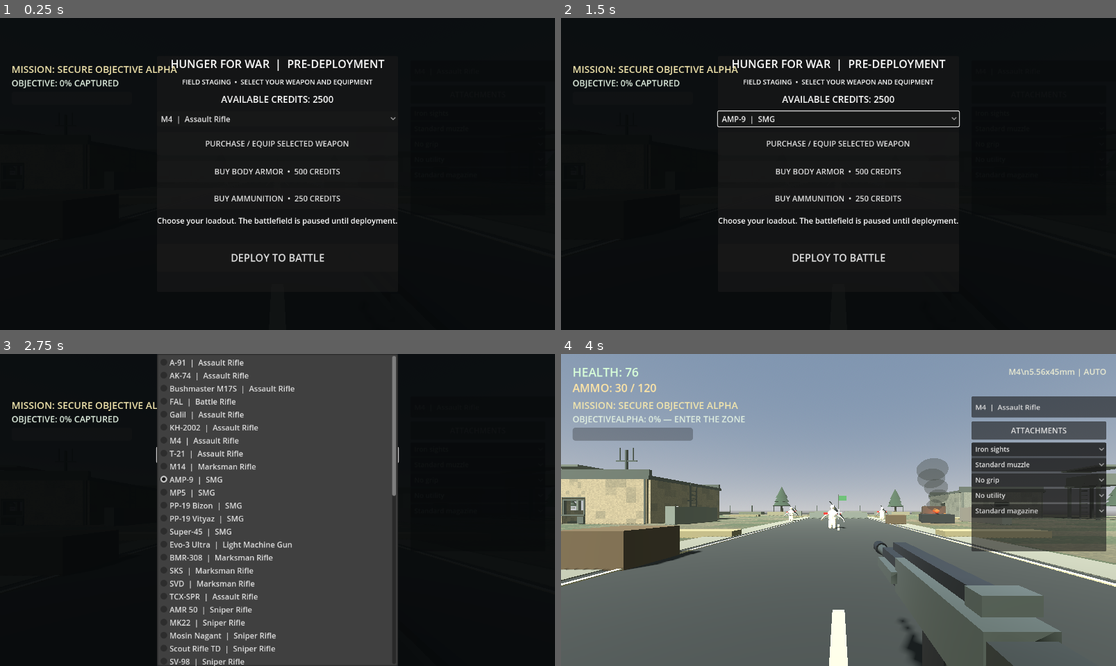
Above: before the commit, frames 1-4 (two rows, left to right).
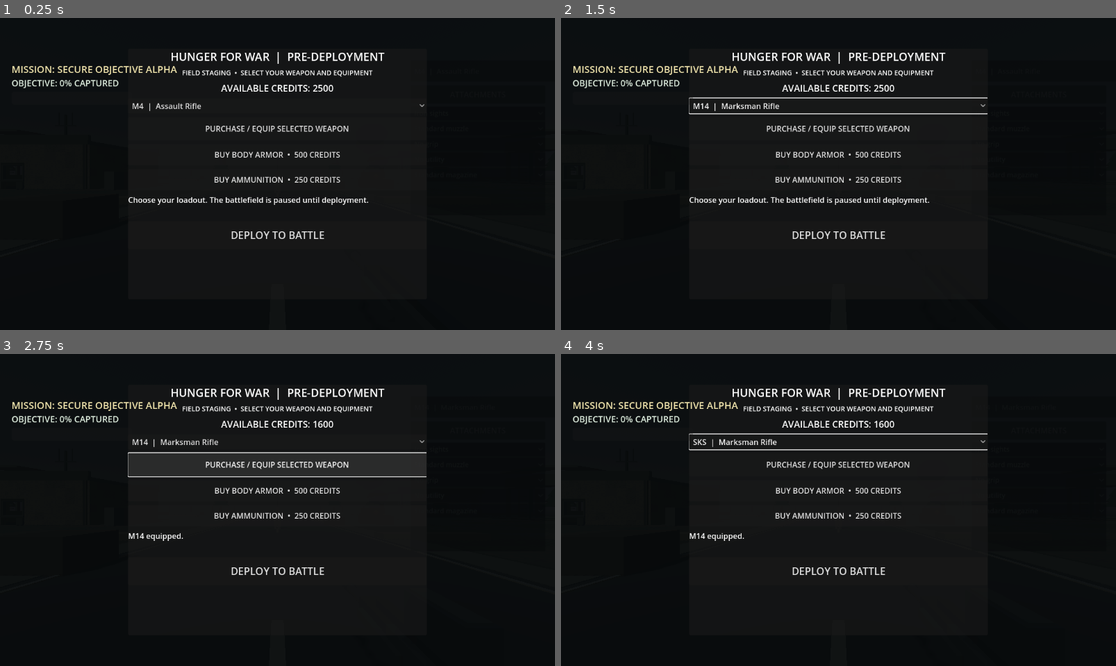
Above: after the commit, the same moments.

Repository: leefortine86-eng/Hunger-For-War
Game: Godot game, scene res://scenes/main.tscn
Two runs of this game, one before a commit and one after it. Both use one fixed random seed, a clock stepped at 60 frames per second and the inputs below.
Inputs (mouse positions are in pixels of both pictures, inside the frame that each line leads up to):
- Up to frame 1 (0.25 s): no input
- Up to frame 2 (1.5 s): click "M4 | Assault Rifle" at 0.5 s; click "PURCHASE / EQUIP SELECTED WEA…" at 1.25 s
- Up to frame 3 (2.75 s): click (277, 453) at 2 s, where only the run before the commit has a clickable "AMP-9 | SMG"
- Up to frame 4 (4 s): click (838, 441) at 2.75 s, where only the run after the commit has a clickable "M14 | Marksman Rifle"; click "DEPLOY TO BATTLE" at 3.5 s

The runs differ from the first frame. In frame 1, 5.2% of the frame differs, in the area x 23-77%, y 10-79%; in frame 2, 5.9%; in frame 3, 41%; in frame 4, 99%, in the area x 0-100%, y 0-100%.

Commit message:
Make pre-battle staging fit mobile screens

Diff:
--- a/scripts/player.gd
+++ b/scripts/player.gd
@@ -314,16 +314,25 @@
 
     staging_panel = PanelContainer.new()
     staging_panel.name = "PreBattleStaging"
+    var screen_size := get_viewport().get_visible_rect().size
+    var panel_size := Vector2(minf(screen_size.x - 24.0, 620.0), minf(screen_size.y - 24.0, 520.0))
     staging_panel.set_anchors_and_offsets_preset(Control.PRESET_CENTER)
-    staging_panel.position = Vector2(-250, -245)
-    staging_panel.size = Vector2(500, 490)
-    staging_panel.custom_minimum_size = Vector2(500, 490)
+    staging_panel.position = -panel_size * 0.5
+    staging_panel.size = panel_size
+    staging_panel.custom_minimum_size = panel_size
     staging_panel.process_mode = Node.PROCESS_MODE_ALWAYS
     overlay.add_child(staging_panel)
 
+    var scroll := ScrollContainer.new()
+    scroll.size_flags_horizontal = Control.SIZE_EXPAND_FILL
+    scroll.size_flags_vertical = Control.SIZE_EXPAND_FILL
+    scroll.custom_minimum_size = Vector2(0.0, panel_size.y - 20.0)
+    staging_panel.add_child(scroll)
+
     var column := VBoxContainer.new()
-    column.add_theme_constant_override("separation", 12)
-    staging_panel.add_child(column)
+    column.size_flags_horizontal = Control.SIZE_EXPAND_FILL
+    column.add_theme_constant_override("separation", 8)
+    scroll.add_child(column)
 
     var title := Label.new()
     title.text = "HUNGER FOR WAR  |  PRE-DEPLOYMENT"
